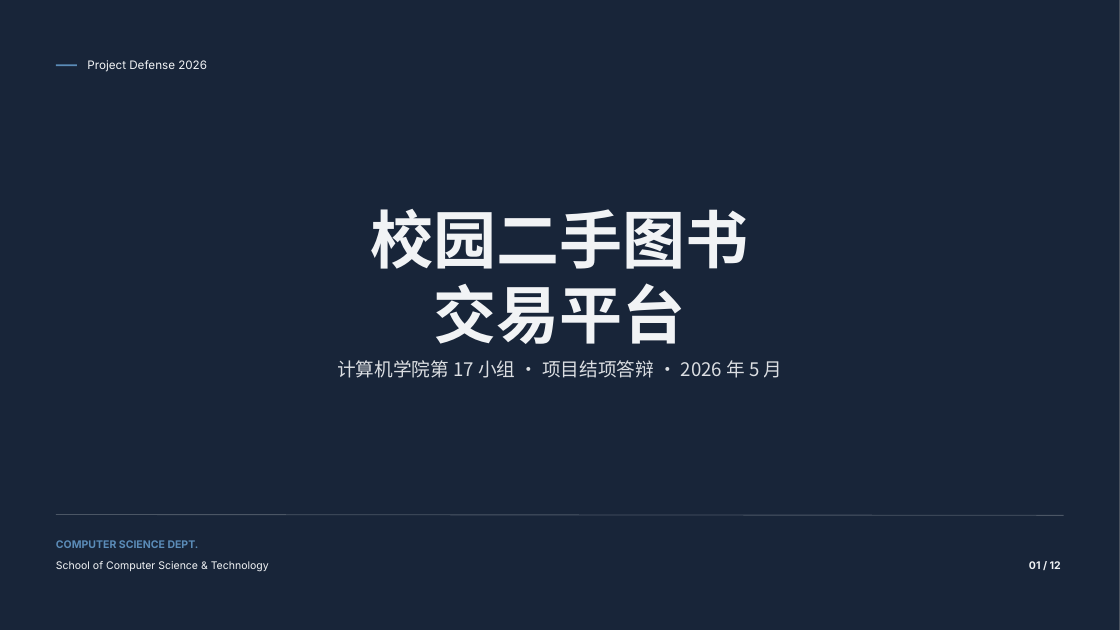
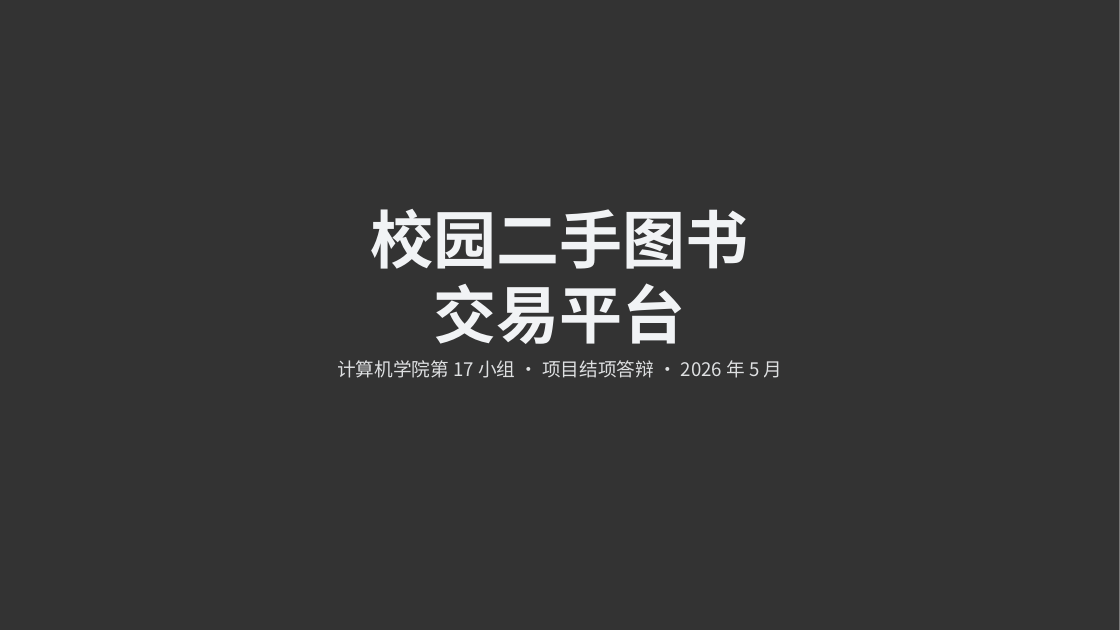
Before and after one commit to fonkin-red/campus-book-trade, a slide deck: slide 1 of docs/report/校园二手图书交易平台 - 项目结项答辩.pptx. Drawn at 1120x630 pixels with LibreOffice and Linux fonts; fonts in the diff are those of the drawing; background and template pictures are left out. Boxes give left, top, right and bottom in pixels: in the first picture for what was removed or moved away, otherwise in the second. Text is boxed around its words. In the diff, an @@ line names an element or a change of style, - is before the commit and + after.

```diff
--- a/docs/report/校园二手图书交易平台 - 项目结项答辩.pptx
+++ b/docs/report/校园二手图书交易平台 - 项目结项答辩.pptx
@@ rectangle removed at (0, 0, 1120, 630) @@
@@ rectangle removed at (56, 65, 77, 66) @@
@@ text removed at (87, 60, 207, 72) @@
-Project Defense 2026
@@ line removed from (56, 514) to (1064, 516) @@
@@ text removed at (56, 540, 199, 548) @@
-COMPUTER SCIENCE DEPT.
@@ text removed at (56, 561, 269, 572) @@
-School of Computer Science & Technology
@@ text removed at (1029, 561, 1061, 569) @@
-01 / 12
```
Also in this commit, not shown: 8 other slides changed.
